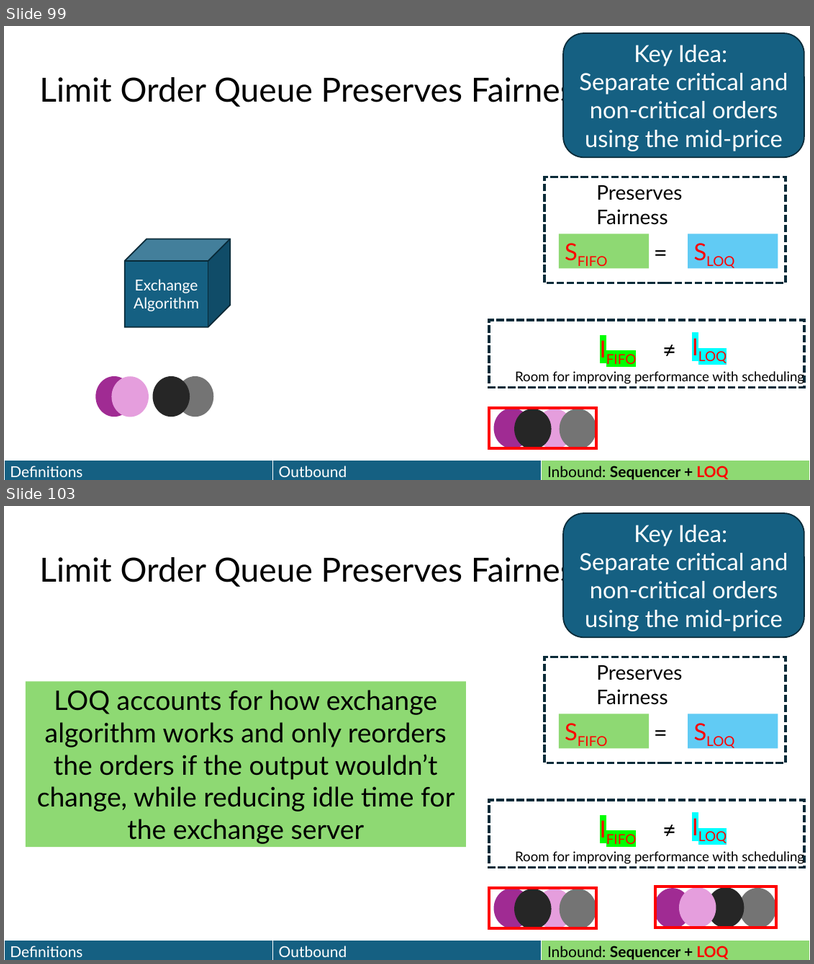
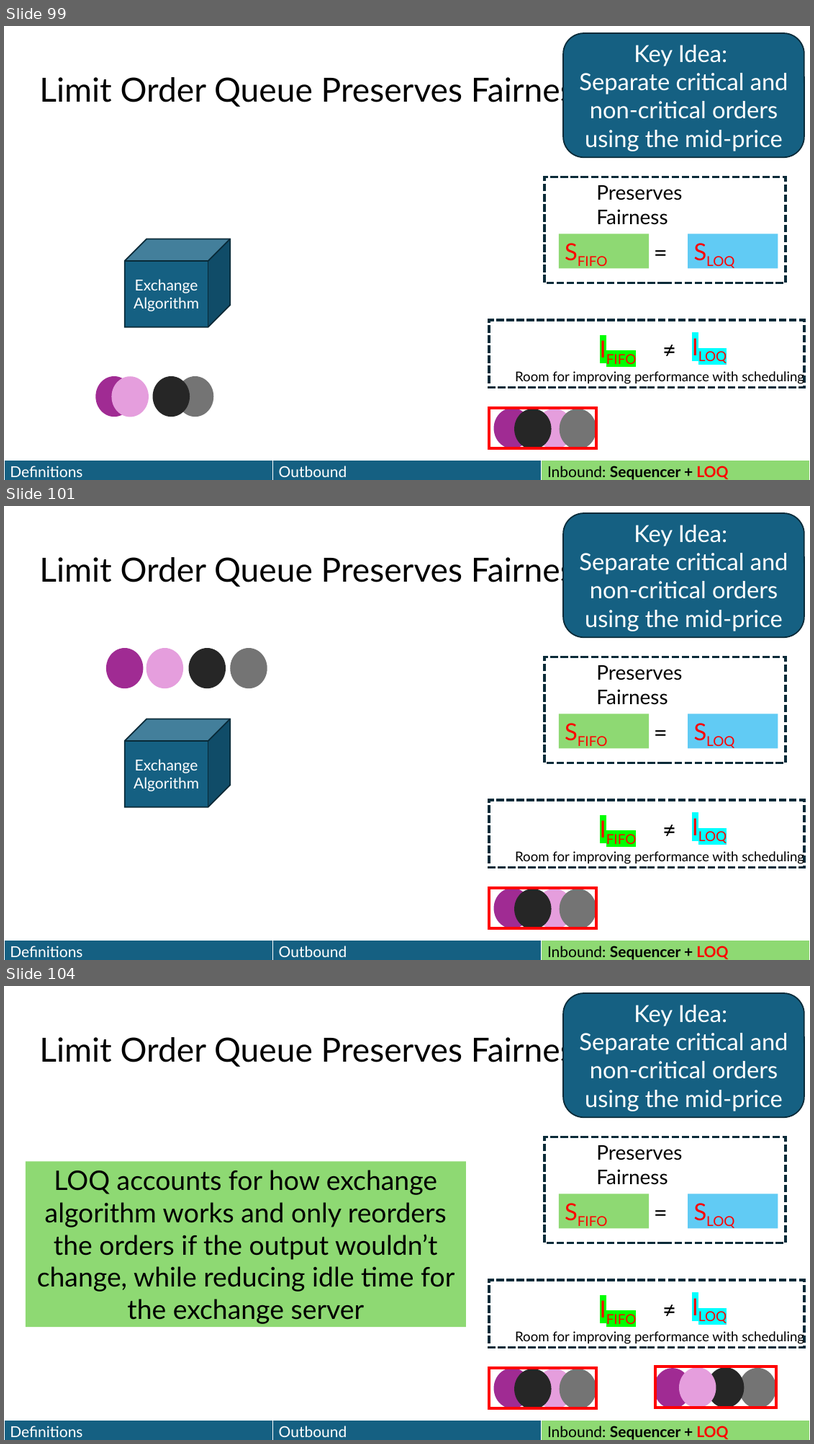
Before and after one commit to HaseebLUMS/Onyx-Presentation, a slide deck: thesis-latency-fairness.pptx. Shown one above the other, each under a label of ours: slides 99 and 103 before the commit, slides 99, 101 and 104 after it; the slides between them are not shown. The pictures are 814x964 and 814x1444 pixels, drawn with LibreOffice and Linux fonts; fonts in the diff are those of the drawing. Boxes give left, top, right and bottom in pixels: in the first picture for what was removed or moved away, otherwise in the second. Text is boxed around its words. In the diff, an @@ line names an element or a change of style, - is before the commit and + after.

```diff
--- a/thesis-latency-fairness.pptx
+++ b/thesis-latency-fairness.pptx
@@ slide 101 added at bbox=[4, 506, 810, 960], background #FFFFFF @@
@@ rounded rectangle added at bbox=[563, 513, 805, 637], fill #156082, outline #092A39 1.5 pt, 28 pt, text #FFFFFF @@
+Key Idea:
+Separate critical and non-critical orders using the mid-price
@@ title added at bbox=[39, 553, 589, 588], 39.6 pt, text #000000 @@
+Limit Order Queue Preserves Fairness
@@ ellipse added at bbox=[106, 648, 143, 689], fill #A02B93 @@
@@ ellipse added at bbox=[146, 648, 183, 689], fill #E59EDD @@
@@ ellipse added at bbox=[188, 648, 226, 689], fill #262626 @@
@@ ellipse added at bbox=[230, 648, 267, 689], fill #747474 @@
@@ rectangle added at bbox=[545, 657, 786, 763], outline #092A39 3 pt dashed @@
@@ text added at bbox=[597, 665, 682, 705], 24 pt, text #000000 @@
+Preserves Fairness
@@ cube added at bbox=[125, 719, 230, 807], fill #156082, outline #092A39 1.5 pt, 18 pt, text #FFFFFF @@
+Exchange Algorithm
@@ rectangle added at bbox=[559, 713, 650, 748], fill #8ED973, 28 pt, text #FF0000 @@
+SFIFO
@@ text added at bbox=[648, 714, 683, 749], 28 pt, text #000000 @@
+=
@@ rectangle added at bbox=[688, 713, 778, 748], fill #61CBF4, 28 pt, text #FF0000 @@
+SLOQ
@@ rectangle added at bbox=[490, 800, 805, 867], outline #092A39 3 pt dashed @@
@@ text added at bbox=[594, 811, 661, 846], 28 pt, text #FF0000 @@
+IFIFO
@@ text added at bbox=[657, 812, 692, 847], 28 pt, text #000000 @@
+≠
@@ text added at bbox=[687, 809, 754, 844], 28 pt, text #FF0000 @@
+ILOQ
@@ text added at bbox=[515, 849, 805, 864], 16 pt, text #000000 @@
+Room for improving performance with scheduling
@@ rectangle added at bbox=[490, 888, 597, 928], outline #FF0000 3.75 pt @@
@@ ellipse added at bbox=[494, 888, 531, 928], fill #A02B93 @@
@@ ellipse added at bbox=[514, 888, 551, 929], fill #262626 @@
@@ ellipse added at bbox=[536, 888, 574, 929], fill #E59EDD @@
@@ ellipse added at bbox=[560, 888, 597, 929], fill #747474 @@
@@ table added at bbox=[4, 939, 810, 960], 1 rows, 3 columns @@
+Definitions | Outbound | Inbound: Sequencer + LOQ
@@ what was slide 103 is now slide 104 @@
```
Also in this commit, not shown: 3 slides changed.
